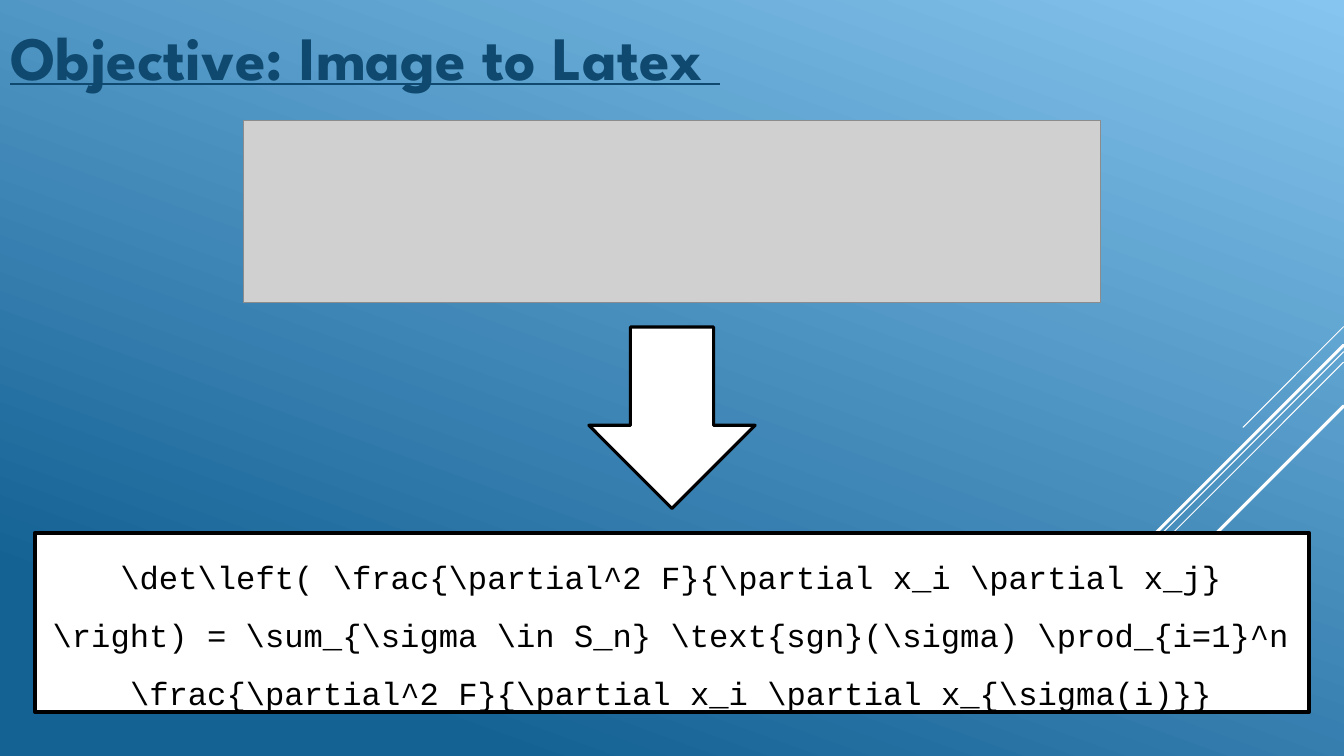
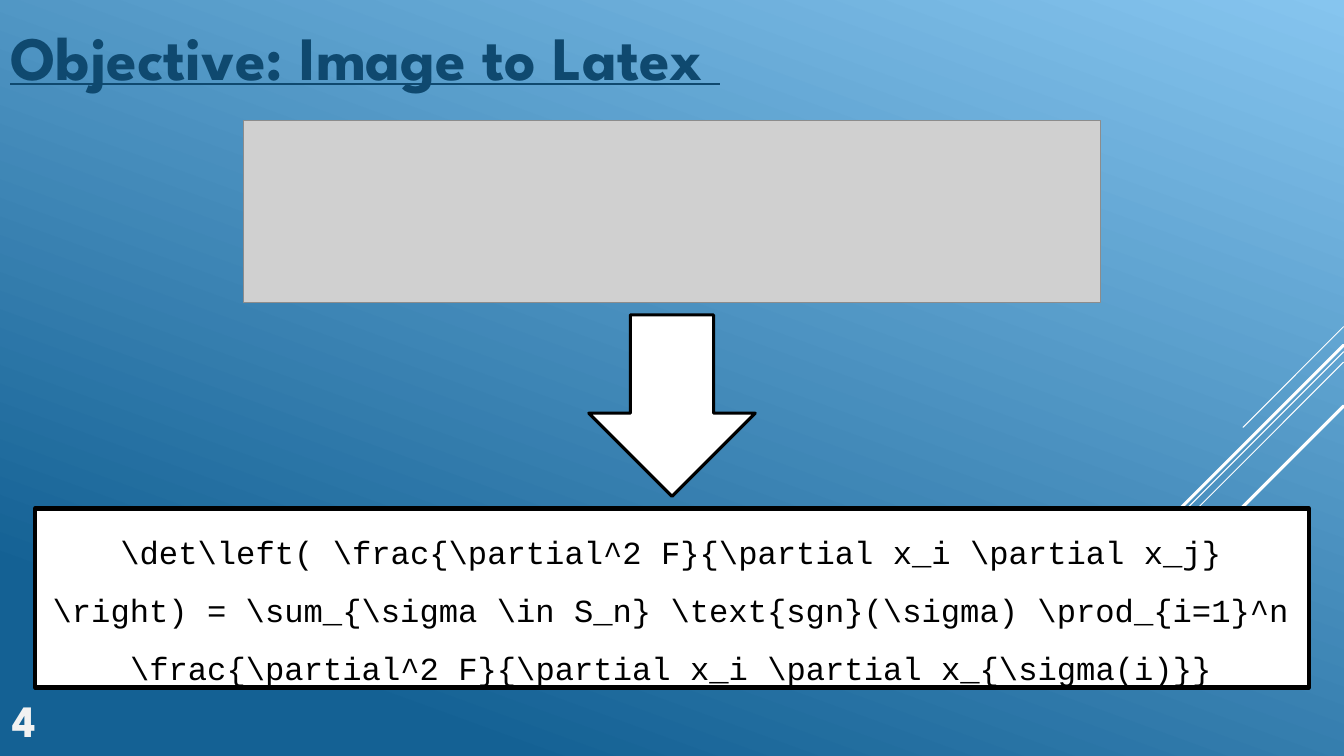
Before and after one commit to GeckSpy/IPdf2Latex, a slide deck: slide 4 of Presentation/Final presentation.pptx. Drawn at 1344x756 pixels with LibreOffice and Linux fonts; fonts in the diff are those of the drawing; grey boxes stand for pictures. Boxes give left, top, right and bottom in pixels: in the first picture for what was removed or moved away, otherwise in the second. Text is boxed around its words. In the diff, an @@ line names an element or a change of style, - is before the commit and + after.

```diff
--- a/Presentation/Final presentation.pptx
+++ b/Presentation/Final presentation.pptx
@@ down arrow: place and size @@
-down arrow at [589,328,755,509]
+down arrow at [589,315,755,496]
@@ rectangle "\det\left( \frac{\partial^2 F}{\partial x_i \partial ...": place and size @@
-rectangle "\det\left( \frac{\partial^2 F}{\partial x_i \partial ..." at [35,533,1310,713]
+rectangle "\det\left( \frac{\partial^2 F}{\partial x_i \partial ..." at [35,509,1310,689]
@@ text added at [13,707,37,737], 32 pt, text #F2F2F2, bold @@
+4
```
Also in this commit, not shown: 17 other slides changed, 2 slides added, 1 slide removed, 2 other files.
